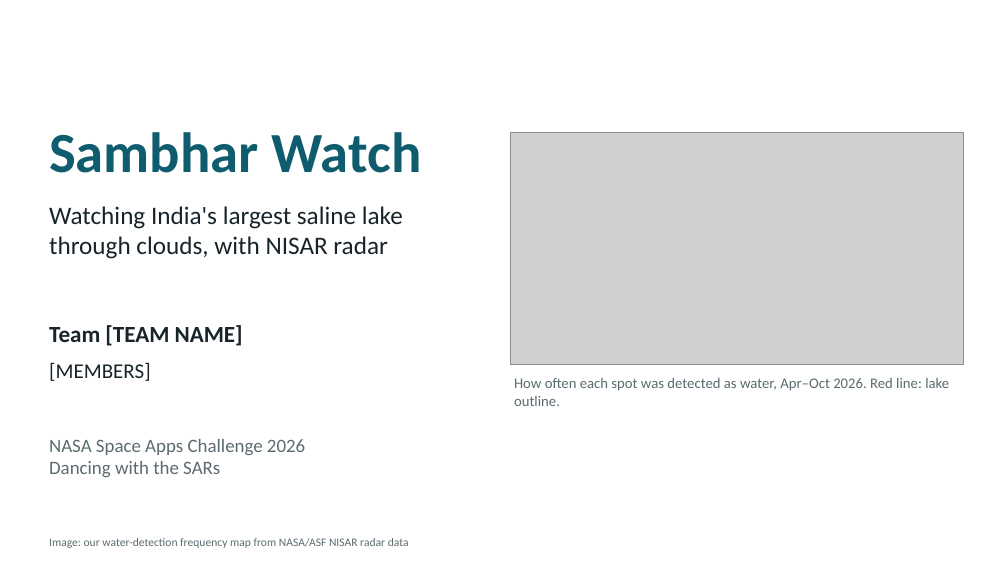
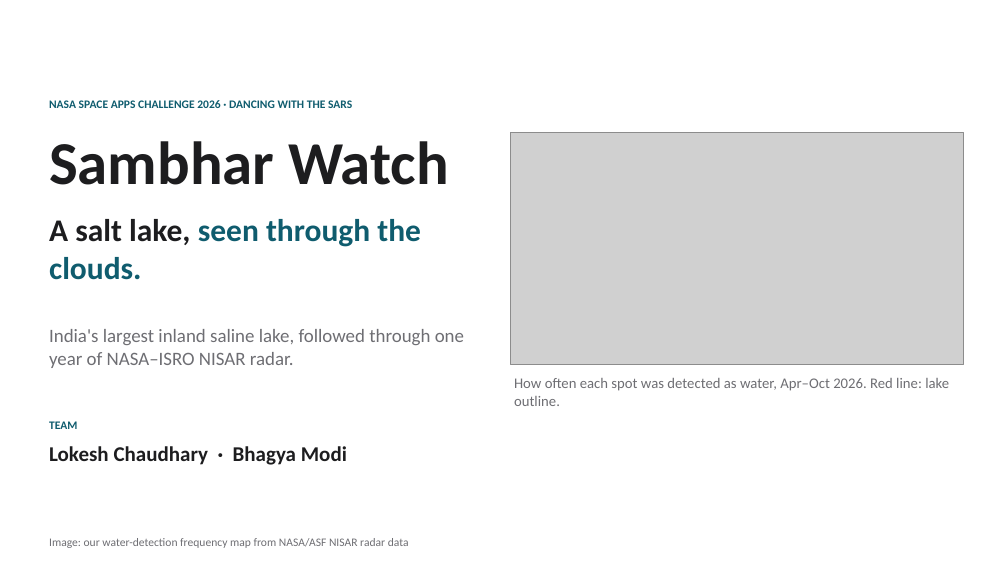
Before and after one commit to lokesh09s/sambhar-watch, a slide deck: slide 1 of docs/slides/Sambhar_Watch.pptx. Drawn at 1008x567 pixels with LibreOffice and Linux fonts; fonts in the diff are those of the drawing; grey boxes stand for pictures. Boxes give left, top, right and bottom in pixels: in the first picture for what was removed or moved away, otherwise in the second. Text is boxed around its words. In the diff, an @@ line names an element or a change of style, - is before the commit and + after.

```diff
--- a/docs/slides/Sambhar_Watch.pptx
+++ b/docs/slides/Sambhar_Watch.pptx
@@ text at [49, 100, 352, 108]: text changed; size 18 to 11 pt; text colour #5B6B70 to #0F5C6E; bold on @@
-NASA Space Apps Challenge 2026
-Dancing with the SARs
+NASA SPACE APPS CHALLENGE 2026 · DANCING WITH THE SARS
@@ text "Sambhar Watch": place and size @@
-text "Sambhar Watch" at [49, 132, 422, 173]
+text "Sambhar Watch" at [49, 141, 449, 185]
@@ text "Sambhar Watch" at [49, 141, 449, 185]: size 54 to 58 pt, text colour #0F5C6E to #1D1D1F @@
@@ text added at [49, 219, 421, 280], 30 pt, text #0F5C6E, bold @@
+A salt lake, seen through the clouds.
@@ text at [49, 329, 464, 368]: text changed; size 24 to 18 pt; text colour #17252B to #6E6E73 @@
-Watching India's largest saline lake through clouds, with NISAR radar
+India's largest inland saline lake, followed through one year of NASA–ISRO NISAR radar.
@@ text removed at [49, 362, 151, 381] @@
-[MEMBERS]
@@ text "How often each spot was ..." at [514, 378, 949, 406]: text colour #5B6B70 to #6E6E73 @@
@@ text at [49, 421, 77, 429]: text changed; size 22 to 11 pt; text colour #17252B to #0F5C6E @@
-Team [TEAM NAME]
+TEAM
@@ text added at [49, 446, 347, 465], 20 pt, text #1D1D1F, bold @@
+Lokesh Chaudhary · Bhagya Modi
@@ text "Image: our water-detection frequency map ..." at [49, 538, 409, 548]: text colour #5B6B70 to #6E6E73 @@
```
Also in this commit, not shown: 6 other slides changed, 3 other files.
